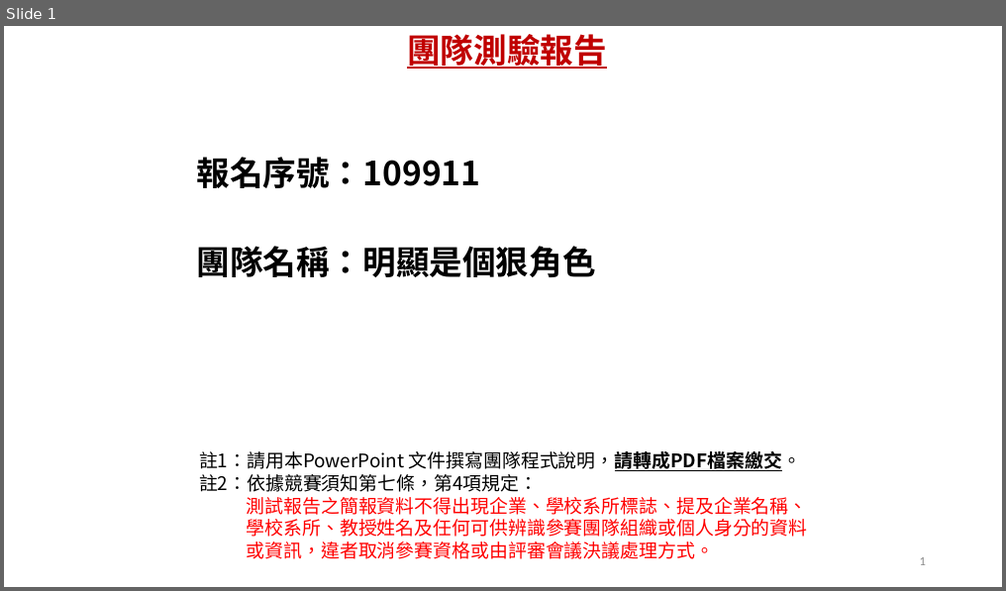
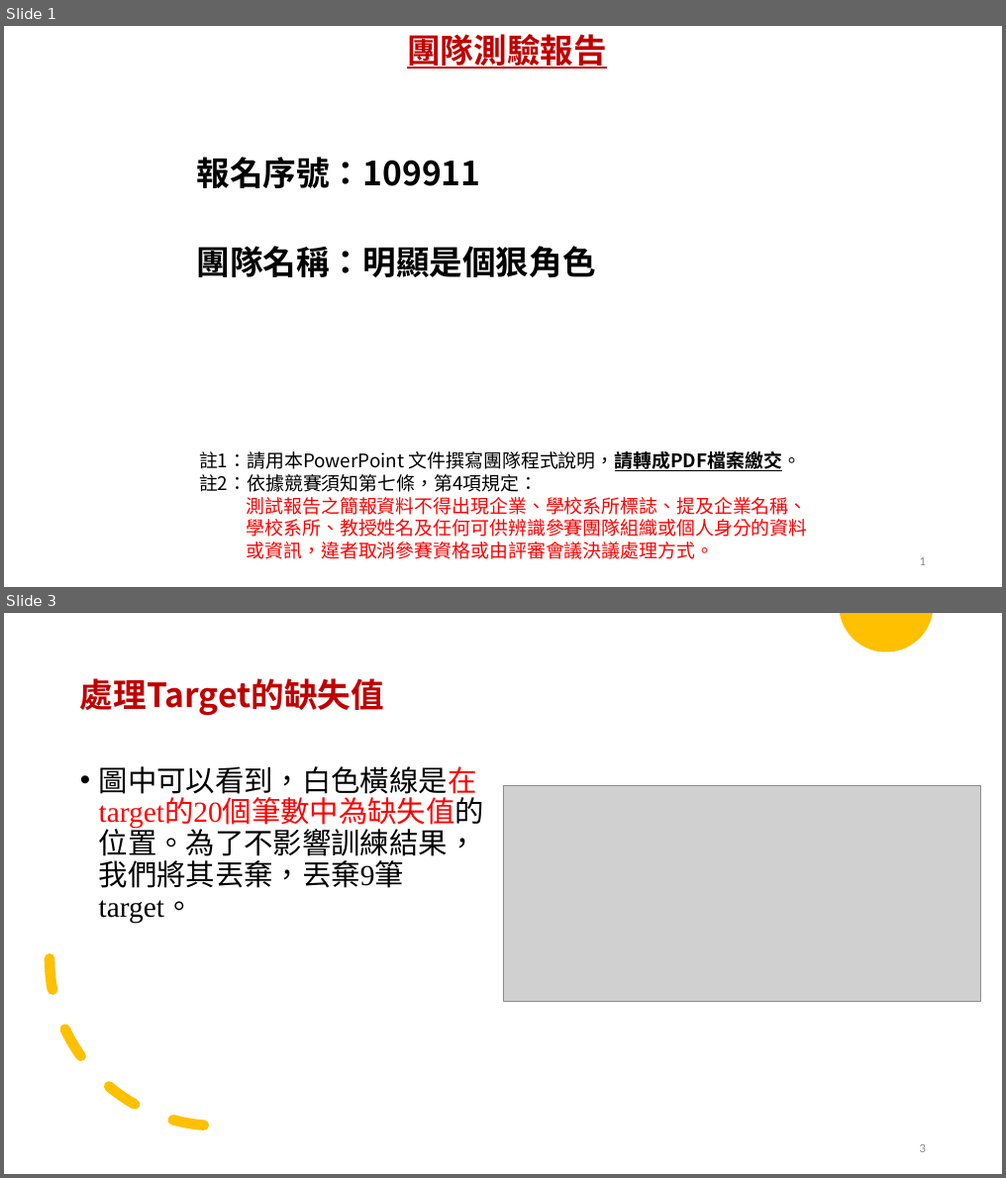
Before and after one commit to r05323028/imbd2020, a slide deck: results/109911_TestReport.pptx. Shown one above the other, each under a label of ours: slide 1 before the commit, slides 1 and 3 after it; the slides between them are not shown. The pictures are 1006x591 and 1006x1178 pixels, drawn with LibreOffice and Linux fonts; fonts in the diff are those of the drawing; grey boxes stand for pictures. Boxes give left, top, right and bottom in pixels: in the first picture for what was removed or moved away, otherwise in the second. Text is boxed around its words. In the diff, an @@ line names an element or a change of style, - is before the commit and + after.

```diff
--- a/results/109911_TestReport.pptx
+++ b/results/109911_TestReport.pptx
@@ slide 3 added at (x1=4, y1=613, x2=1002, y2=1174), background #FFFFFF @@
@@ freeform shape added at (x1=840, y1=613, x2=933, y2=652), fill #FFC000 @@
@@ title added at (x1=80, y1=678, x2=384, y2=715), 32 pt, text #C00000, bold @@
+處理Target的缺失值
@@ text added at (x1=99, y1=766, x2=477, y2=923), 28 pt, text #000000 @@
+• 圖中可以看到，白色橫線是在target的20個筆數中為缺失值的位置。為了不影響訓練結果，我們將其丟棄，丟棄9筆target。
@@ picture added at (x1=503, y1=786, x2=981, y2=1001) @@
@@ arc (boxed as its full ellipse) added at (x1=50, y1=792, x2=384, y2=1127), outline #FFC000 10 pt dashed @@
@@ page number added at (x1=920, y1=1145, x2=926, y2=1153), 12 pt, text #8C8C8C @@
+3
```
Also in this commit, not shown: 3 slides changed, 13 other slides added, 1 slide removed, 3 other files.
